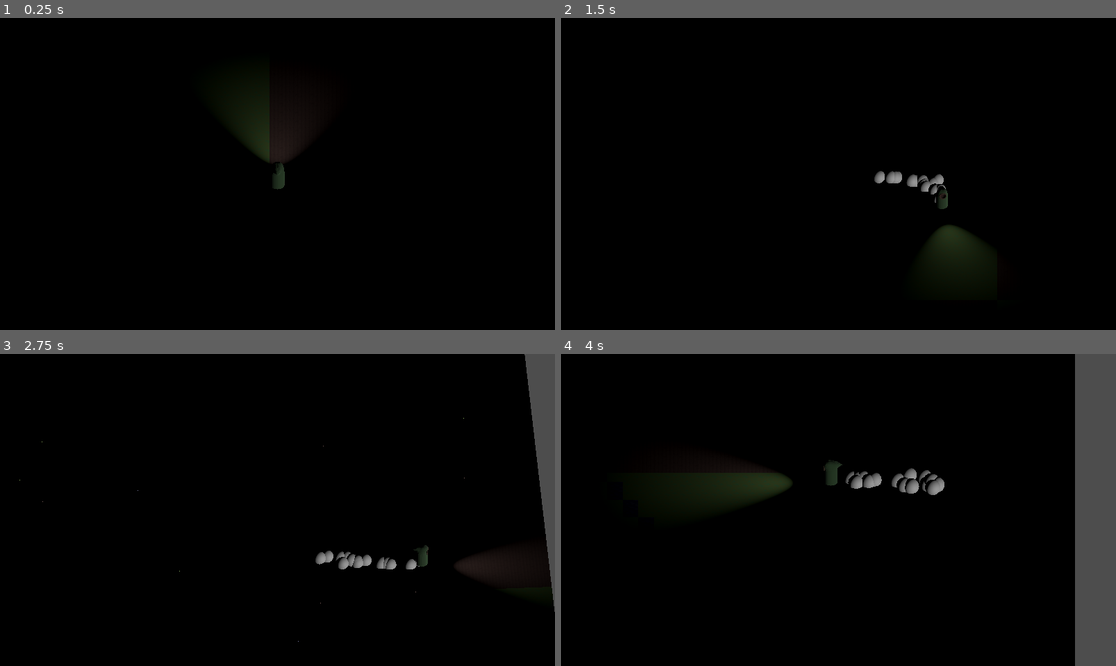
Above: before the commit, frames 1-4 (two rows, left to right).
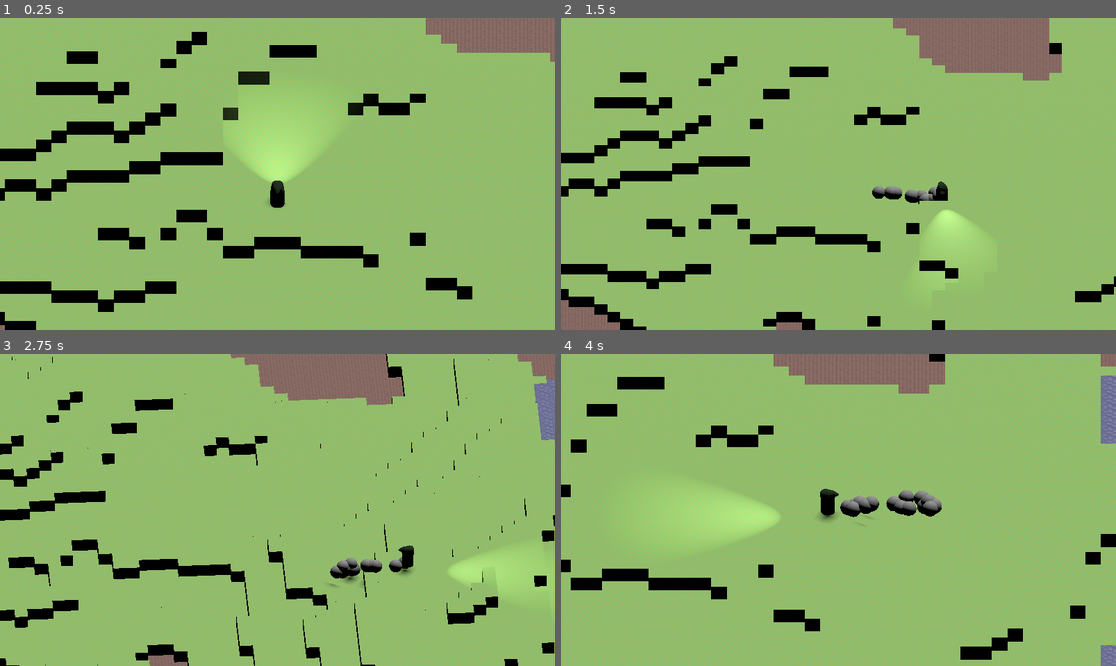
Above: after the commit, the same moments.

Repository: fennylol/rogue-light
Game: Godot game, scene res://world/map/the_forest.tscn
The game is run twice, just before and just after one commit, with the same random seed, the same clock (stepped at 60 frames per second) and the same inputs.
Inputs:
- Up to frame 1 (0.25 s): no input
- Up to frame 2 (1.5 s): tap Enter (ui_accept) at 0.5, 0.77 s; hold D (move_right) 0.53-1.28 s; tap Shift (DEV_refresh, bound only after the commit) at 0.6 s; hold S (move_down) from 1.28 s (still down); tap Down (look_down) at 1.35 s
- Up to frame 3 (2.75 s): tap Enter (ui_accept) at 1.52 s; tap Shift (DEV_refresh, bound only after the commit) at 1.55, 2.3 s; release S (move_down) at 2.03 s; hold D (move_right) from 2.03 s (still down); tap Left (look_left) at 2.1 s
- Up to frame 4 (4 s): release D (move_right) at 2.78 s; hold W (move_up) 2.78-3.53 s; tap Right (look_right) at 2.85 s; tap Enter (ui_accept) at 3.02, 3.77 s; tap Shift (DEV_refresh, bound only after the commit) at 3.05, 3.8 s; hold A (move_left) from 3.53 s (still down); tap Up (look_up) at 3.6 s

The runs differ from the first frame. In frame 1, 91% of the frame differs, in the area x 0-100%, y 0-100%; in frame 2, 92%; in frame 3, 94%; in frame 4, 96%.

Commit message:
added noise based terrain generatioon
the dude can also move up which is nice.

Diff:
--- a/entities/player/bandit.gd
+++ b/entities/player/bandit.gd
@@ -44,4 +44,8 @@
 
 
 
+
+	var col_data = move_and_collide(velocity*delta, true)
+	if col_data != null: print(col_data.get_normal())
+	if col_data != null && col_data.get_normal().y == 0 && velocity.y == 0: velocity.y = JUMP_VELOCITY
 	move_and_slide()
--- a/entities/player/bandit.tscn
+++ b/entities/player/bandit.tscn
@@ -11,6 +11,7 @@
 
 [node name="Bandit" type="CharacterBody3D"]
 transform = Transform3D(0.45, 0, 0, 0, 0.45, 0, 0, 0, 0.45, 0, 0, 0)
+floor_block_on_wall = false
 script = ExtResource("1_k55n4")
 
 [node name="bandit" parent="." instance=ExtResource("2_vweob")]
--- a/project.godot
+++ b/project.godot
@@ -94,3 +94,8 @@
 "events": [Object(InputEventKey,"resource_local_to_scene":false,"resource_name":"","device":-1,"window_id":0,"alt_press …(182 unchanged characters)…
 ]
 }
+DEV_refresh={
+"deadzone": 0.5,
+"events": [Object(InputEventKey,"resource_local_to_scene":false,"resource_name":"","device":-1,"window_id":0,"alt_pressed":false,"shift_pressed":false,"ctrl_pressed":true,"meta_pressed":false,"pressed":false,"keycode":0,"physical_keycode":4194325,"key_label":0,"unicode":0,"echo":false,"script":null)
+]
+}
--- /dev/null
+++ b/world/map/noise_machine.gd
@@ -0,0 +1,31 @@
+extends Thread
+signal finished
+var heightmap = []
+
+func _init():
+	pass # Replace with function body.
+
+func get_heightmap():
+	return heightmap
+
+func _run(width: int, height: int, max_height: int, seed: int = randi(), frequency: float = 0.01, lacunarity: float = 2.0, gain: float = 0.25):
+	var noise = FastNoiseLite.new()
+	noise.set_seed(seed)
+	noise.set_noise_type(FastNoiseLite.TYPE_PERLIN)
+	noise.set_frequency(frequency)
+	noise.set_fractal_lacunarity(lacunarity)
+	noise.set_fractal_gain(gain)
+
+	heightmap = []
+	for x in range(width):
+		var row = []
+		for y in range(height):
+			var noise_value = noise.get_noise_2d(x, y)
+			# Convert noise value (-1 to 1) to (0 to 1) range
+			var t = (noise_value + 1) * 0.5
+			# Discretize to 6 levels (0 to 5)
+			var height_value = int(round(t * max_height))
+			row.append(height_value)
+		heightmap.append(row)
+	finished.emit()
+	return heightmap
--- a/world/map/the_forest.tscn
+++ b/world/map/the_forest.tscn
@@ -1,10 +1,12 @@
-[gd_scene load_steps=19 format=3 uid="uid://cpxaw5tb41bbg"]
+[gd_scene load_steps=25 format=3 uid="uid://cpxaw5tb41bbg"]
 
 [ext_resource type="Texture2D" uid="uid://b721owl54xd8b" path="res://world/textures/grass.png" id="1_hdiq4"]
 [ext_resource type="Script" path="res://world/map/world.gd" id="1_ojsoe"]
 [ext_resource type="PackedScene" uid="uid://colwxwbes7ubn" path="res://entities/player/bandit.tscn" id="2_qb25q"]
 [ext_resource type="Texture2D" uid="uid://bklq8vqimvafs" path="res://world/textures/stone.png" id="4_o4w1j"]
 [ext_resource type="Texture2D" uid="uid://gmum1e62kg8o" path="res://world/textures/wood.png" id="5_frcqo"]
+[ext_resource type="Texture2D" uid="uid://0s10puhdnhnv" path="res://world/textures/path.png" id="6_8v57l"]
+[ext_resource type="Texture2D" uid="uid://cppxwtapq82jv" path="res://world/textures/water.png" id="7_vdjq1"]
 
 [sub_resource type="BoxShape3D" id="BoxShape3D_y77uc"]
 size = Vector3(1000, 1, 1000)
@@ -44,6 +46,20 @@
 
 [sub_resource type="BoxShape3D" id="BoxShape3D_ofslc"]
 
+[sub_resource type="StandardMaterial3D" id="StandardMaterial3D_3xsg6"]
+albedo_texture = ExtResource("6_8v57l")
+uv1_scale = Vector3(3, 2, 1)
+
+[sub_resource type="BoxMesh" id="BoxMesh_182ft"]
+material = SubResource("StandardMaterial3D_3xsg6")
+
+[sub_resource type="StandardMaterial3D" id="StandardMaterial3D_dvqtk"]
+albedo_texture = ExtResource("7_vdjq1")
+uv1_scale = Vector3(3, 2, 1)
+
+[sub_resource type="BoxMesh" id="BoxMesh_lhv6p"]
+material = SubResource("StandardMaterial3D_dvqtk")
+
 [sub_resource type="MeshLibrary" id="MeshLibrary_5ntyi"]
 item/0/name = "grass_1m"
 item/0/mesh = SubResource("BoxMesh_ebtxl")
@@ -63,16 +79,32 @@
 item/2/shapes = [SubResource("BoxShape3D_ofslc"), Transform3D(1, 0, 0, 0, 1, 0, 0, 0, 1, 0, 0, 0)]
 item/2/navigation_mesh_transform = Transform3D(1, 0, 0, 0, 1, 0, 0, 0, 1, 0, 0, 0)
 item/2/navigation_layers = 1
+item/3/name = "path_1m"
+item/3/mesh = SubResource("BoxMesh_182ft")
+item/3/mesh_transform = Transform3D(1, 0, 0, 0, 1, 0, 0, 0, 1, 0, 0, 0)
+item/3/shapes = []
+item/3/navigation_mesh_transform = Transform3D(1, 0, 0, 0, 1, 0, 0, 0, 1, 0, 0, 0)
+item/3/navigation_layers = 1
+item/4/name = "water_1m"
+item/4/mesh = SubResource("BoxMesh_lhv6p")
+item/4/mesh_transform = Transform3D(1, 0, 0, 0, 1, 0, 0, 0, 1, 0, 0, 0)
+item/4/shapes = []
+item/4/navigation_mesh_transform = Transform3D(1, 0, 0, 0, 1, 0, 0, 0, 1, 0, 0, 0)
+item/4/navigation_layers = 1
 
 [node name="Node3D" type="Node3D"]
 script = ExtResource("1_ojsoe")
+
+[node name="DirectionalLight3D" type="DirectionalLight3D" parent="."]
+transform = Transform3D(-0.866023, -0.433016, 0.250001, 0, 0.499998, 0.866027, -0.500003, 0.749999, -0.43301, 0, 0, 0)
+shadow_enabled = true
 
 [node name="Bandit" parent="." instance=ExtResource("2_qb25q")]
 
 [node name="camera_man" type="Node3D" parent="."]
 
 [node name="Camera3D" type="Camera3D" parent="camera_man"]
-transform = Transform3D(1, 0, 0, 0, 0.819152, 0.573576, 0, -0.573576, 0.819152, 0, 16, 20)
+transform = Transform3D(1, 0, 0, 0, 0.819152, 0.573576, 0, -0.573576, 0.819152, 0, 160, 225)
 projection = 1
 current = true
 size = 20.0
@@ -90,16 +122,6 @@
 mesh = SubResource("PlaneMesh_d328o")
 skeleton = NodePath("../../..")
 
-[node name="lights" type="Node3D" parent="world_parts"]
-
-[node name="DirectionalLight3D" type="DirectionalLight3D" parent="world_parts"]
-transform = Transform3D(0.662104, -0.298368, 0.687455, 0.410846, 0.911705, 5.74958e-07, -0.626756, 0.282438, 0.726227, 3.56301, -1.90735e-06, 2.78375)
-
-[node name="SpotLight3D" type="SpotLight3D" parent="world_parts"]
-transform = Transform3D(1, 0, 0, 0, 0.113567, 0.99353, 0, -0.99353, 0.113567, 0.010555, 7.92857, -0.0399075)
-spot_range = 12.8222
-spot_angle = 31.1952
-
 [node name="GridMap" type="GridMap" parent="world_parts"]
 transform = Transform3D(1, 0, 0, 0, 1, 0, 0, 0, 1, -0.5, 0, -0.5)
 mesh_library = SubResource("MeshLibrary_5ntyi")
--- a/world/map/world.gd
+++ b/world/map/world.gd
@@ -1,5 +1,6 @@
 extends Node3D
 const WORLD_TILE_LIST = preload("res://world/map/world_tile_list.gd")
+const NoiseMachine = preload("res://world/map/noise_machine.gd")
 @onready var PLAYER = $Bandit as CharacterBody3D
 @onready var CAMERA = $camera_man as Node3D
 @onready var MAP_GRID = $world_parts/GridMap as GridMap
@@ -18,12 +19,11 @@
 #       |       |       #
 #       |       |       #
 # # # # # # # # # # # # #
-
-
 const CHUNK_SIZE = 16
-const CHUNK_COUNT = 4
-const PATH_RADIUS = 1
-
+const CHUNK_COUNT = 16
+const PATH_RADIUS = 2
+var NOISE_MACHINE = NoiseMachine.new()
+var generating = false
 
 ### CAMERA PARAMETERS ###
 const CAM_MAX_RANGE = 10
@@ -38,6 +38,10 @@
 	var diff_x = abs(CAMERA.position.x - PLAYER.position.x)
 	var lerp_speed_x = ((diff_x/CAM_MAX_RANGE)**2.0)*delta
 	CAMERA.position.x = lerpf(CAMERA.position.x, PLAYER.position.x, lerp_speed_x)
+
+	var diff_y = abs(CAMERA.position.y - PLAYER.position.y)
+	var lerp_speed_y = (diff_y**2.0)*delta
+	CAMERA.position.y = lerpf(CAMERA.position.y, PLAYER.position.y, lerp_speed_y)
 
 	var diff_z = abs(CAMERA.position.z - PLAYER.position.z)
 	var lerp_speed_z = ((diff_z/CAM_MAX_RANGE)**2.0)*delta
@@ -50,28 +54,80 @@
 		CAMERA.rotation.y += direction.x * delta
 		CAMERA.get_child(0).size += direction.z
 
+	if Input.is_action_just_pressed("DEV_refresh"): generate_map()
+		#NOISE_MACHINE.start(NOISE_MACHINE._run.bind(CHUNK_COUNT*CHUNK_SIZE,CHUNK_COUNT*CHUNK_SIZE,10))
+		#generating = true
+	#
+	#if generating:
+		#if not NOISE_MACHINE.is_alive():
+			#generate_map_asynch(NOISE_MACHINE.wait_to_finish())
+			#generating = false
+
 
 
 
 func _ready():
+	generate_map()
+
+
+func generate_map():
 	MAP_GRID.clear()
-	for chunk_x in CHUNK_COUNT:
-		for chunk_y in CHUNK_COUNT:
-			generate_chunk(chunk_x*CHUNK_SIZE, chunk_y*CHUNK_SIZE)
-	#generate_full_path()
+	generate_chunks()
 	generate_directed_path()
+	center_player()
+
+func generate_map_asynch(heightmap):
+	MAP_GRID.clear()
+	generate_chunks(heightmap)
+	generate_directed_path()
+	center_player()
+
+func _on_map_generation_finished():
+	pass
+
+func center_player():
 	var midpoint = CHUNK_COUNT/2.0 * CHUNK_SIZE
-	PLAYER.position += Vector3(midpoint, 0, midpoint)
-	CAMERA.position += Vector3(midpoint, 0, midpoint)
-
-
-
-func generate_chunk(chunk_x_offset, chunk_y_offset):
-	for x in CHUNK_SIZE:
-		for y in CHUNK_SIZE:
-			if ((chunk_x_offset+chunk_y_offset)/CHUNK_SIZE) % 2 == 0: set_tile(x+chunk_x_offset, y+chunk_y_offset, "GRASS")
-			else: set_tile(x+chunk_x_offset, y+chunk_y_offset, "WOOD")
-	#generate_path(chunk_x_offset, chunk_y_offset)
+	var i = -1
+	while MAP_GRID.get_cell_item(Vector3i(midpoint,i,midpoint)) == -1: i+=1
+	PLAYER.position = Vector3(midpoint, i+1, midpoint)
+	CAMERA.position = Vector3(midpoint, i+1, midpoint)
+
+
+
+# function created with the help of claude AI, availible at claude.ai
+func generate_noise_heightmap(width: int, height: int, max_height: int, seed: int = randi(), frequency: float = 0.005, lacunarity: float = 2.0, gain: float = 0.5) -> Array:
+	var noise = FastNoiseLite.new()
+	noise.set_seed(seed)
+	noise.set_noise_type(FastNoiseLite.TYPE_SIMPLEX)
+	noise.set_frequency(frequency)
+	noise.set_fractal_lacunarity(lacunarity)
+	noise.set_fractal_gain(gain)
+	noise.set_fractal_type(FastNoiseLite.FRACTAL_RIDGED)
+
+	var heightmap = []
+	for x in range(width):
+		var row = []
+		for y in range(height):
+			var noise_value = noise.get_noise_2d(x, y)
+			# Convert noise value (-1 to 1) to (0 to 1) range
+			var t = (noise_value + 1) * 0.5
+			# Discretize to 6 levels (0 to 5)
+			var height_value = int(round(t * max_height))
+			row.append(height_value)
+		heightmap.append(row)
+	return heightmap
+
+
+func generate_chunks(height_map: Array = [], show_chunks: bool = false):
+	var hm = generate_noise_heightmap(CHUNK_COUNT*CHUNK_SIZE,CHUNK_COUNT*CHUNK_SIZE,10) if height_map == [] else height_map
+	for i in hm.size():
+		for j in hm[i].size():
+			if show_chunks: set_column(i,j,hm[i][j],"GRASS" if (i/CHUNK_SIZE + j/CHUNK_SIZE)%2 == 0 else "WOOD")
+			else:
+				if i == 0 or j == 0 or i == hm.size()-1 or j == hm[i].size()-1:
+					set_column(i,j,hm[i][j],"GRASS" if hm[i][j] > 4 else "WOOD")
+				else:
+					set_tile_z(i,j,hm[i][j],"GRASS" if hm[i][j] > 4 else "WOOD")
 
 
 func generate_full_path():
@@ -276,18 +332,28 @@
 func set_tile_z(x, y, z, type):
 	MAP_GRID.set_cell_item(Vector3(x, z, y), WORLD_TILE_LIST.TILE_NAMES[type], 0)
 
-
-
-func make_path(x, y):
-	var i_min = 0 if x % CHUNK_SIZE == 0 else 1-PATH_RADIUS
-	var j_min = 0 if y % CHUNK_SIZE == 0 else 1-PATH_RADIUS
-	var i_max = 1 if (x+1) % CHUNK_SIZE == 0 else PATH_RADIUS
-	var j_max = 1 if (y+1) % CHUNK_SIZE == 0 else PATH_RADIUS
+func set_top_tile(x, y, type):
+	var i = -1
+	while MAP_GRID.get_cell_item(Vector3i(x,i,y)) == -1 or MAP_GRID.get_cell_item(Vector3i(x,i+1,y)) != -1: i+=1
+	MAP_GRID.set_cell_item(Vector3(x, i, y), WORLD_TILE_LIST.TILE_NAMES[type], 0)
+
+
+func set_column(x, y, z, type):
+	var i = 0
+	while i != z+1:
+		MAP_GRID.set_cell_item(Vector3(x, i, y), WORLD_TILE_LIST.TILE_NAMES[type], 0)
+		i += 1
+
+func set_path(x, y):
+	var i_min = 0 if x % (CHUNK_SIZE*CHUNK_COUNT) == 0 else 1-PATH_RADIUS
+	var j_min = 0 if y % (CHUNK_SIZE*CHUNK_COUNT) == 0 else 1-PATH_RADIUS
+	var i_max = 1 if (x+1) % (CHUNK_SIZE*CHUNK_COUNT) == 0 else PATH_RADIUS
+	var j_max = 1 if (y+1) % (CHUNK_SIZE*CHUNK_COUNT) == 0 else PATH_RADIUS
 
 	# -1..1 unless on the edge of a chunk.
 	for i in range(i_min, i_max):
 		for j in range(j_min, j_max):
-			set_tile(x+i, y+j, "STONE")
+			set_top_tile(x+i, y+j, "STONE")
 
 
 # this section of code is adapted from the work of Alois Zingl
@@ -304,7 +370,7 @@
 	var e2
 
 	while true:
-		make_path(x0 as int, y0 as int)
+		set_path(x0 as int, y0 as int)
 		e2 = 2*err
 
 		if e2 >= dy:
@@ -361,7 +427,7 @@
 		yy += yy
 		err = dx+dy+xy
 
-		make_path(x0 as int, y0 as int)
+		set_path(x0 as int, y0 as int)
 		if x0 == x2 and y0 == y2: return true
 		y1 = 2*err < dx
 		if 2*err > dy:
@@ -375,7 +441,7 @@
 			dx += xx
 			err += dx
 		while dy < 0 and dx > 0:
-			make_path(x0 as int, y0 as int)
+			set_path(x0 as int, y0 as int)
 			if x0 == x2 and y0 == y2: return true
 			y1 = 2*err < dx
 			if 2*err > dy:
Binary file added: world/textures/path.png
Not shown, added: world/textures/path.png.import
Binary file added: world/textures/water.png
Not shown, added: world/textures/water.png.import
